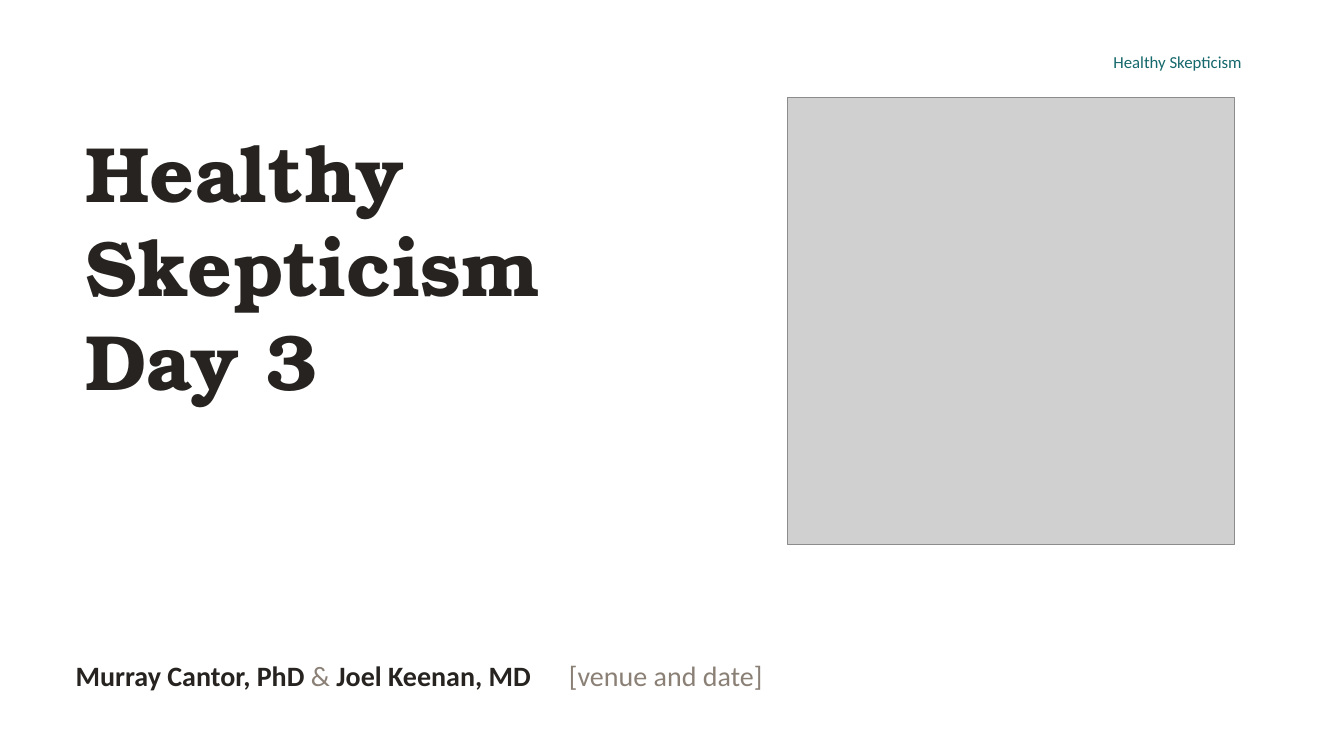
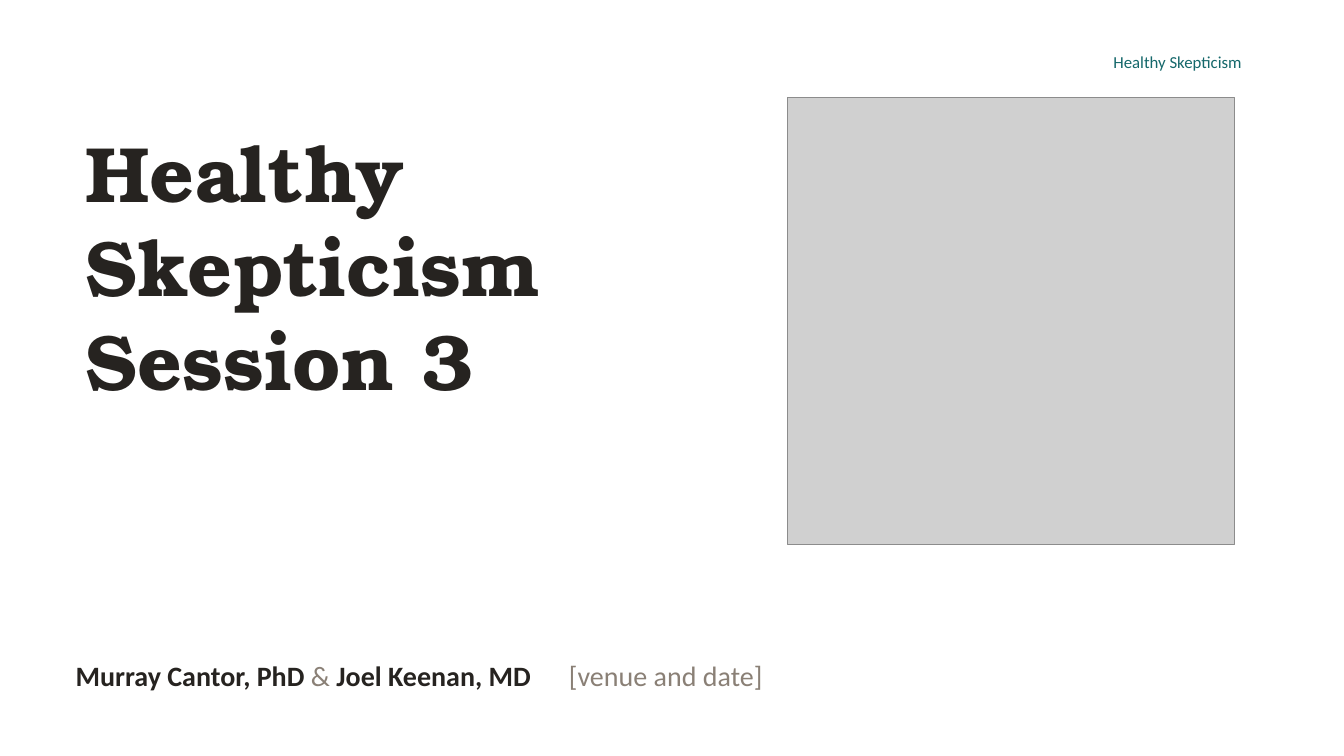
Before and after one commit to murraygmail/healthy-skepticism, a slide deck: slide 1 of materials/Day3.pptx. Drawn at 1344x756 pixels with LibreOffice and Linux fonts; fonts in the diff are those of the drawing; grey boxes stand for pictures; background and template pictures are left out. Boxes give left, top, right and bottom in pixels: in the first picture for what was removed or moved away, otherwise in the second. Text is boxed around its words. In the diff, an @@ line names an element or a change of style, - is before the commit and + after.

```diff
--- a/materials/Day3.pptx
+++ b/materials/Day3.pptx
@@ text at [86,311,473,391]: text changed @@
-Day 3
+Session 3
```
Also in this commit, not shown: 4 slides removed, 7 other files.
